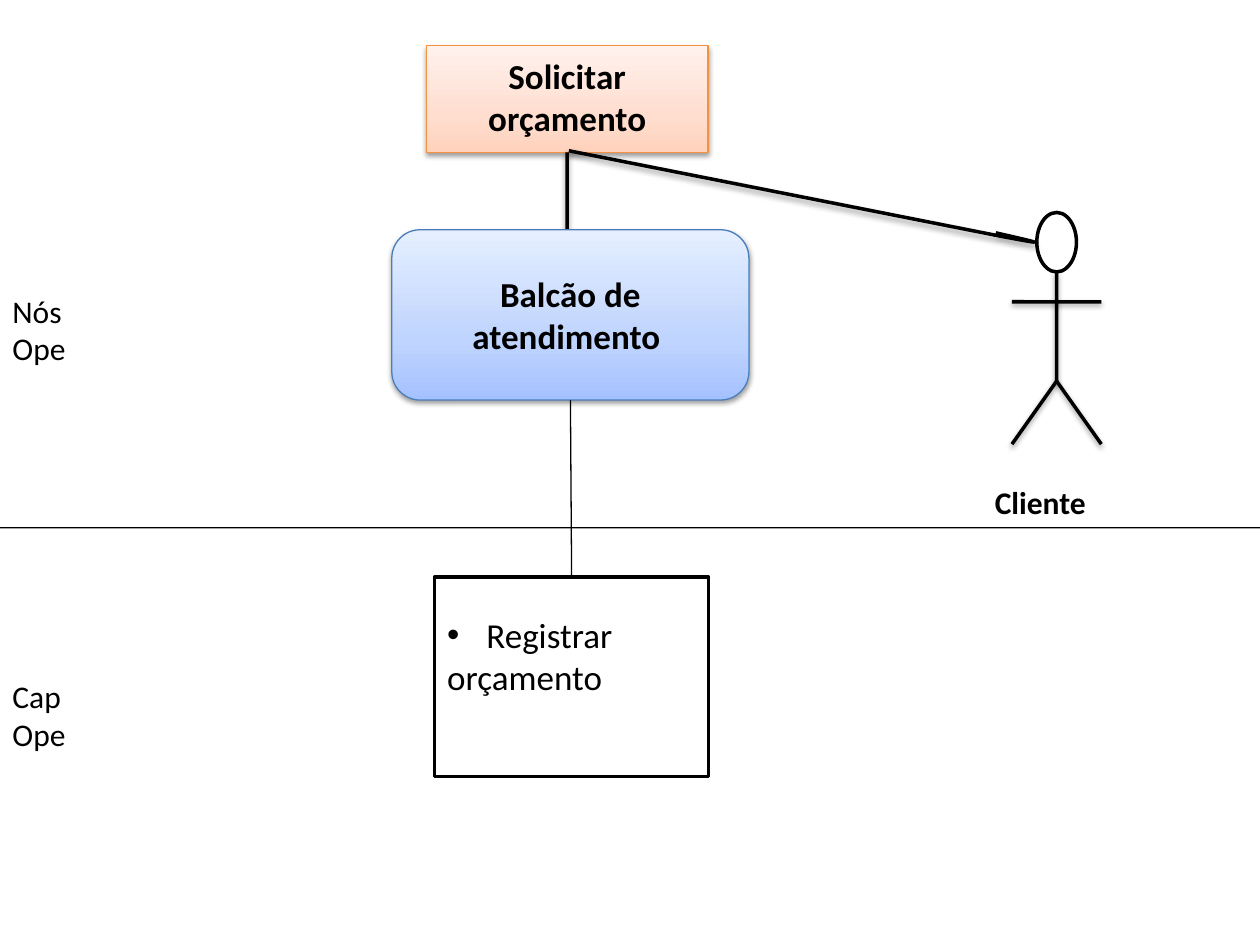
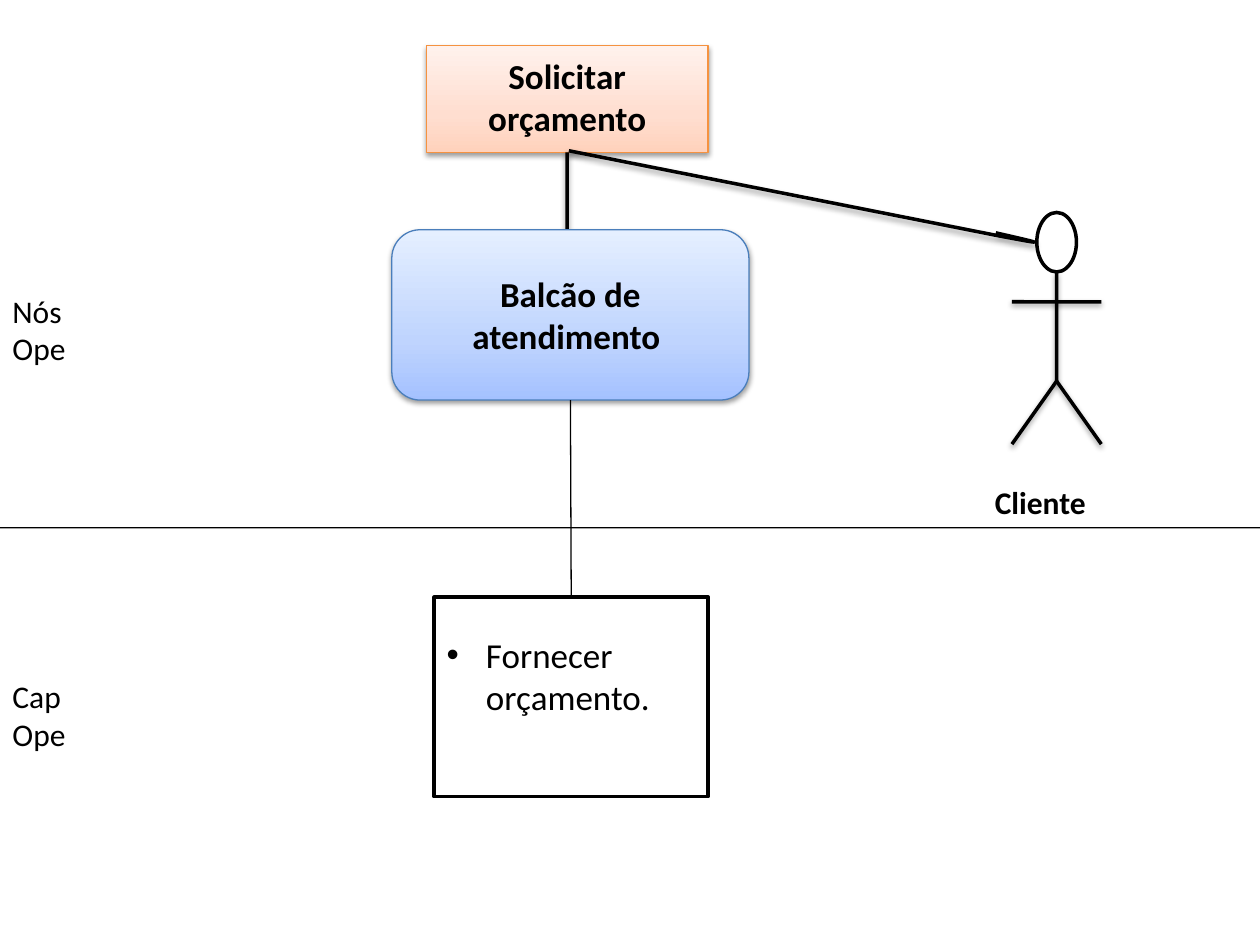
Before and after one commit to thiagobrunoalexandre/Oficina-de-Projeto-de-Empresa-1, a slide deck: slide 3 of Artefatos/15. Arquitetura de Negócio para cada Cenário.pptx. Drawn at 1260x945 pixels with LibreOffice and Linux fonts; fonts in the diff are those of the drawing. Boxes give left, top, right and bottom in pixels: in the first picture for what was removed or moved away, otherwise in the second. Text is boxed around its words. In the diff, an @@ line names an element or a change of style, - is before the commit and + after.

```diff
--- a/Artefatos/15. Arquitetura de Negócio para cada Cenário.pptx
+++ b/Artefatos/15. Arquitetura de Negócio para cada Cenário.pptx
@@ line moved from (571, 401) - (572, 577) to (571, 401) - (571, 597) @@
@@ rectangle "Fornecer orçamento.": place and size @@
-rectangle "Fornecer orçamento." at bbox=[435, 577, 708, 776]
+rectangle "Fornecer orçamento." at bbox=[435, 597, 708, 796]
@@ text in rectangle at bbox=[486, 645, 650, 716]: text changed @@
-• Registrar
-orçamento
+• Fornecer orçamento.
```
Also in this commit, not shown: 3 other slides changed.
